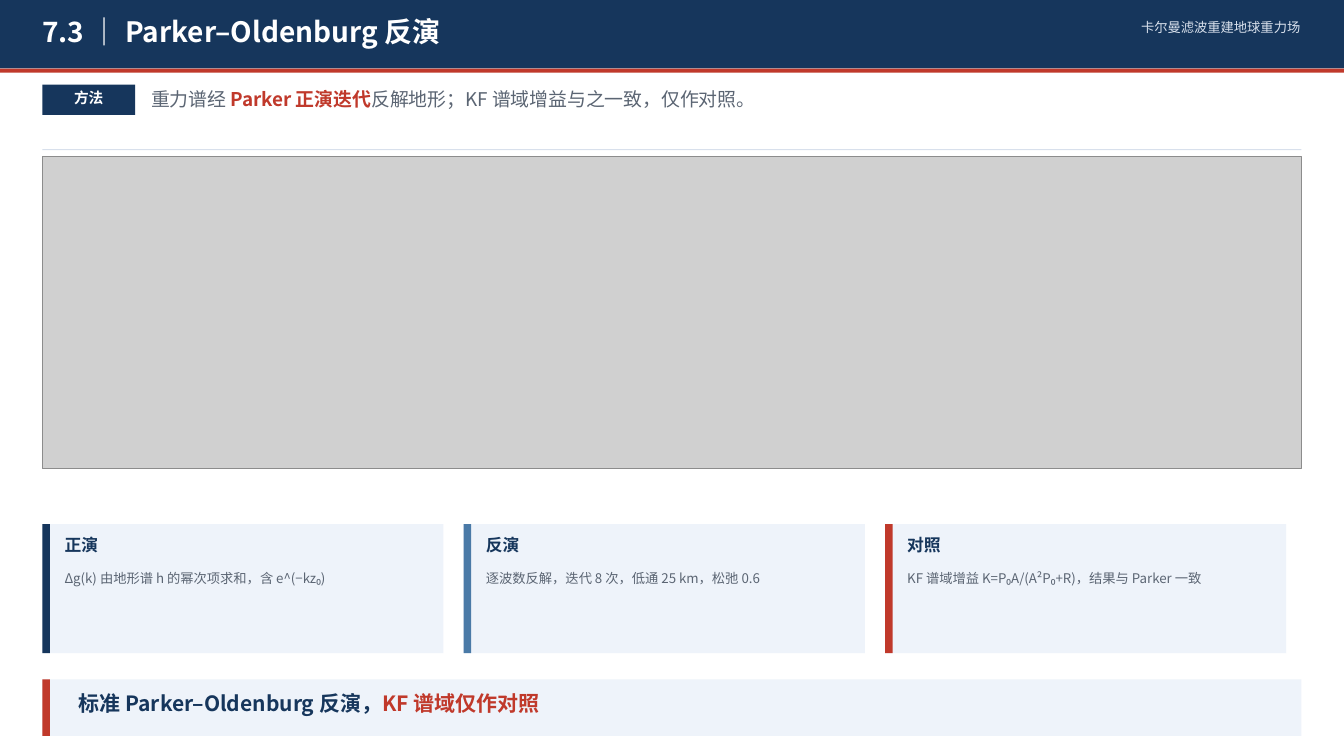
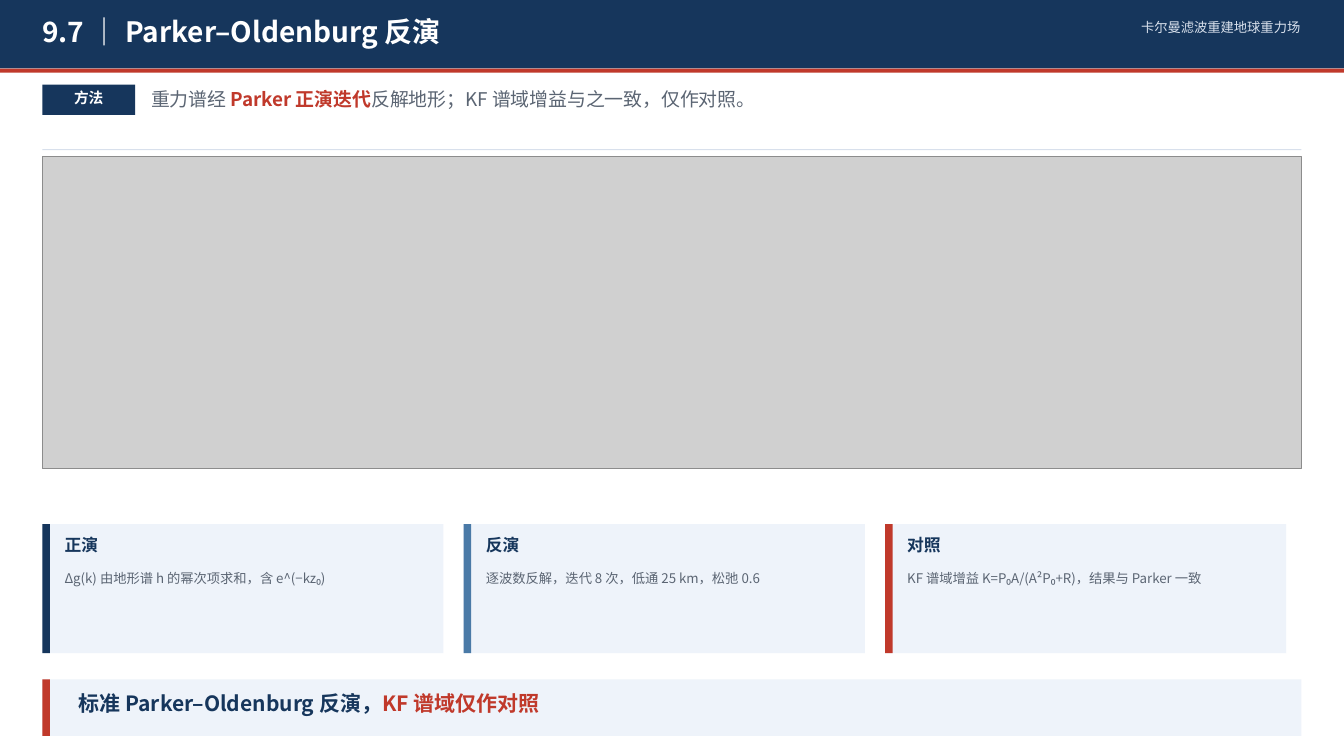
Before and after one commit to shuyunkai/kalman_gravity, a slide deck: slide 22 of ppt/卡尔曼滤波重建地球重力场_含研究内容.pptx. Drawn at 1344x756 pixels with LibreOffice and Linux fonts; fonts in the diff are those of the drawing; grey boxes stand for pictures. Boxes give left, top, right and bottom in pixels: in the first picture for what was removed or moved away, otherwise in the second. Text is boxed around its words. In the diff, an @@ line names an element or a change of style, - is before the commit and + after.

```diff
--- a/ppt/卡尔曼滤波重建地球重力场_含研究内容.pptx
+++ b/ppt/卡尔曼滤波重建地球重力场_含研究内容.pptx
@@ text at box(42, 18, 440, 49): text changed @@
-7.3 ｜ Parker–Oldenburg 反演
+9.7 ｜ Parker–Oldenburg 反演
```
Also in this commit, not shown: 8 other slides changed, 1 other file.
